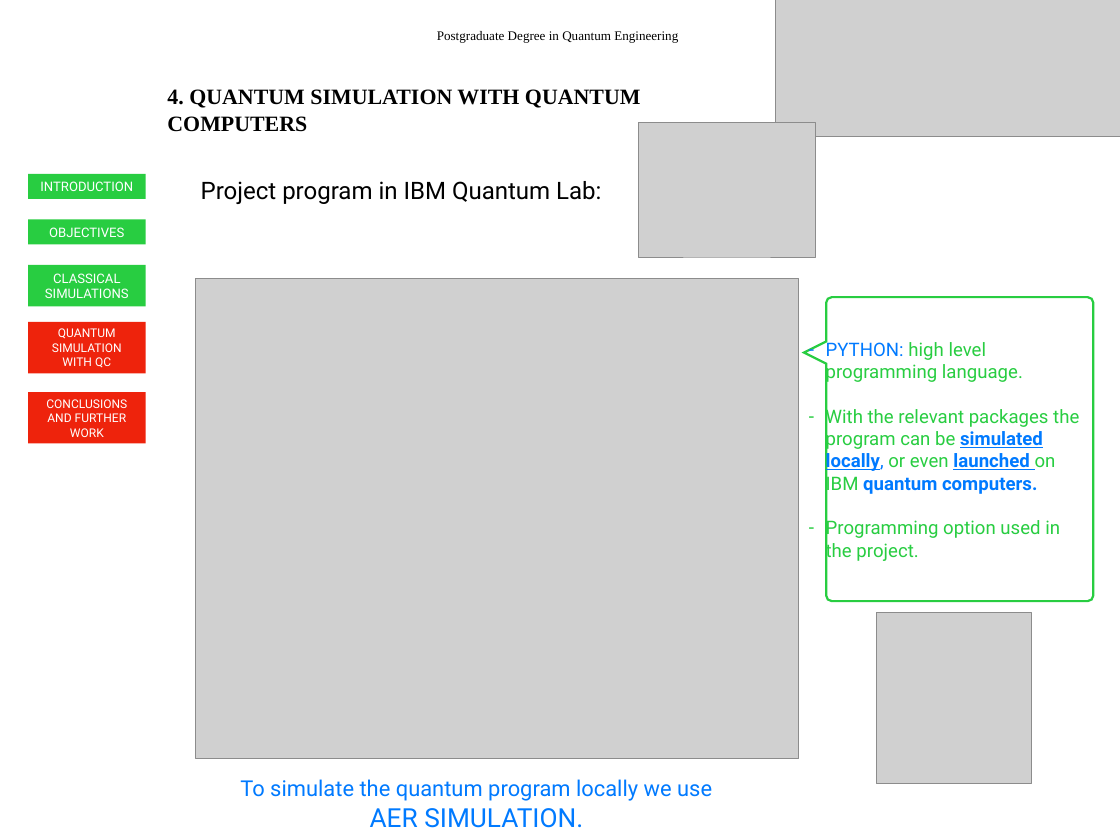
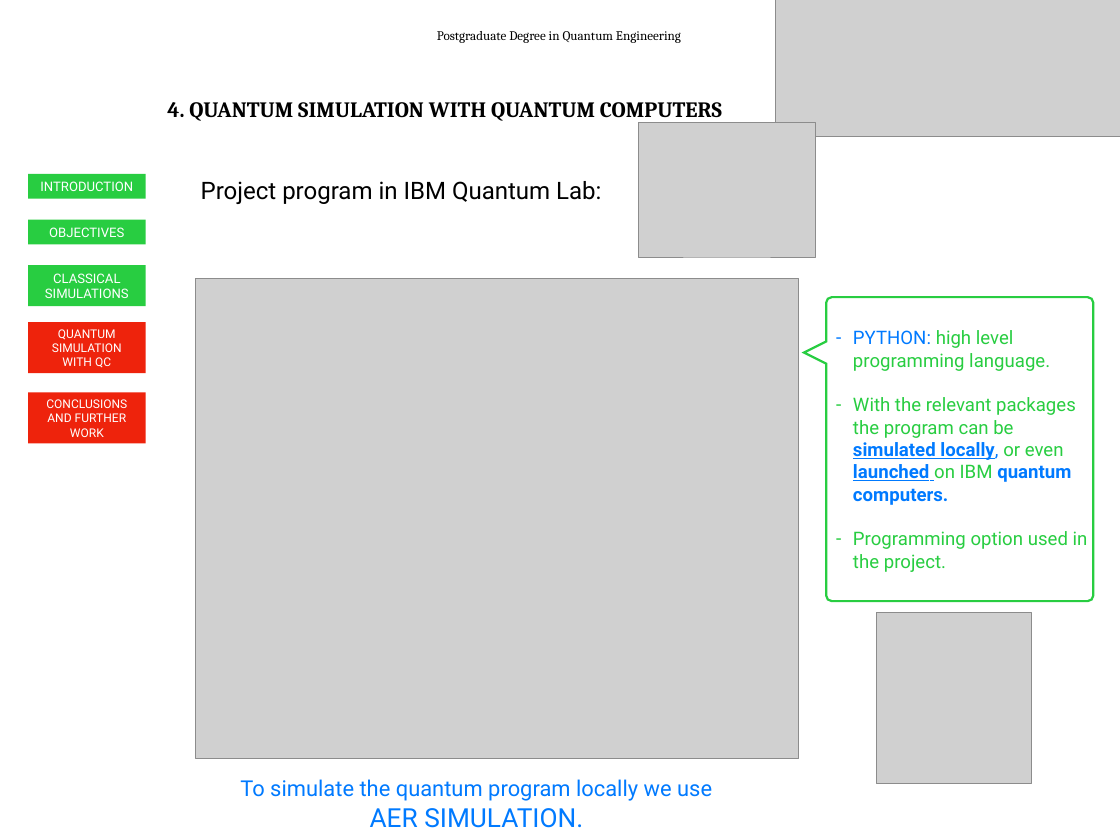
Before and after one commit to inaki-ortizdelandaluce/qubit-communication-simulations, a slide deck: slide 17 of key/SimulationsOfQubitCommunication-slides.pptx. Drawn at 1120x840 pixels with LibreOffice and Linux fonts; fonts in the diff are those of the drawing; grey boxes stand for pictures. Boxes give left, top, right and bottom in pixels: in the first picture for what was removed or moved away, otherwise in the second. Text is boxed around its words. In the diff, an @@ line names an element or a change of style, - is before the commit and + after.

```diff
--- a/key/SimulationsOfQubitCommunication-slides.pptx
+++ b/key/SimulationsOfQubitCommunication-slides.pptx
@@ text "Postgraduate Degree in Quantum Engineering" at box(437, 31, 681, 43): font Times New Roman to Cambria @@
@@ text "4. QUANTUM SIMULATION WITH QUANTUM ..." at box(167, 102, 722, 123): font Times New Roman to Cambria @@
@@ freeform shape removed at box(804, 297, 1093, 601) @@
-– PYTHON: high level programming language.
-– With the relevant packages the program can be simulated locally, or even launched on IBM quantum computers.
-– Programming option used in the project.
@@ freeform shape added at box(804, 297, 1093, 601), outline #28CD41 2 pt @@
@@ text added at box(853, 330, 1088, 572), 17 pt, text #28CD41 @@
+– PYTHON: high level programming language.
+– With the relevant packages the program can be simulated locally, or even launched on IBM quantum computers.
+– Programming option used in the project.
```
Also in this commit, not shown: 31 other slides changed.
